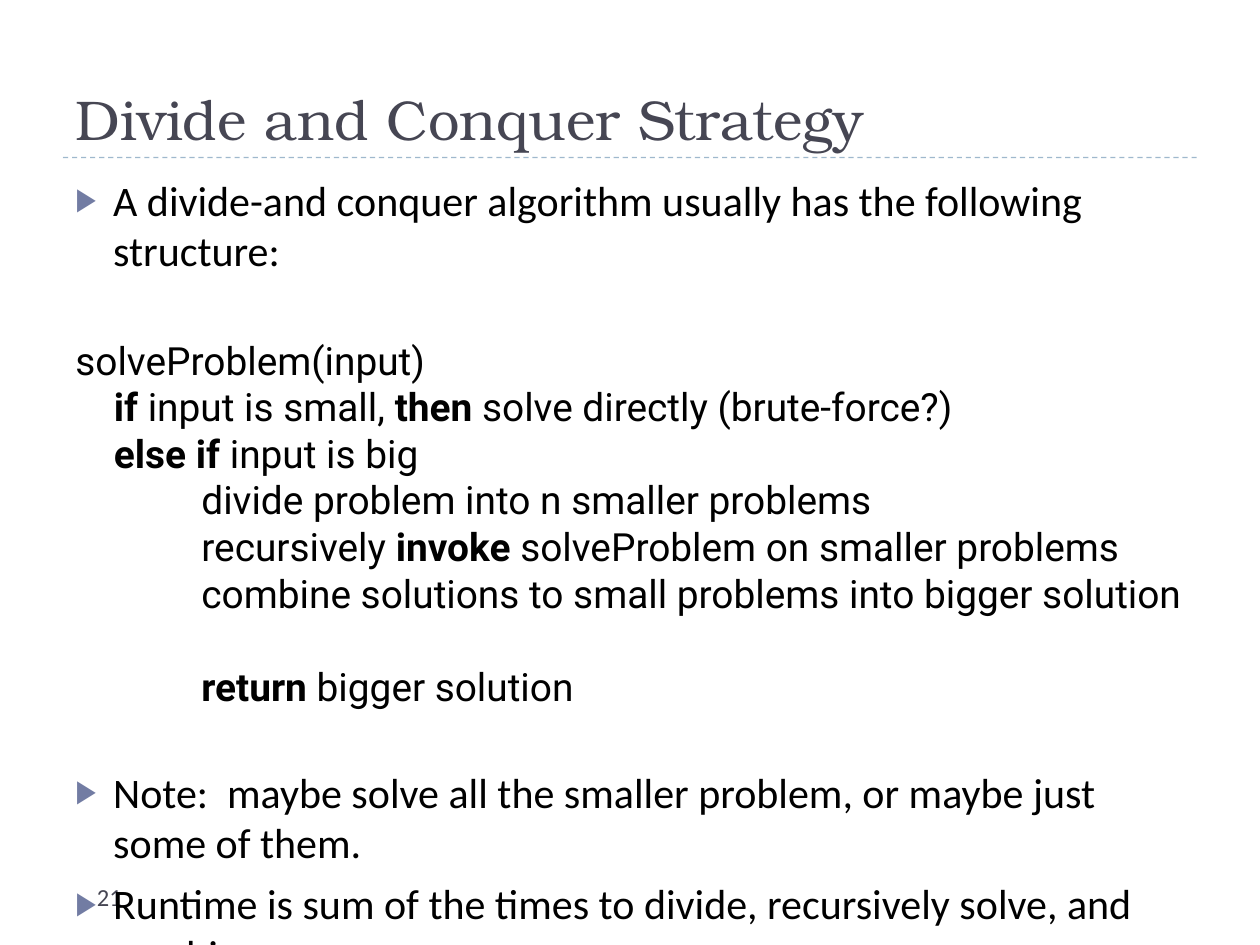
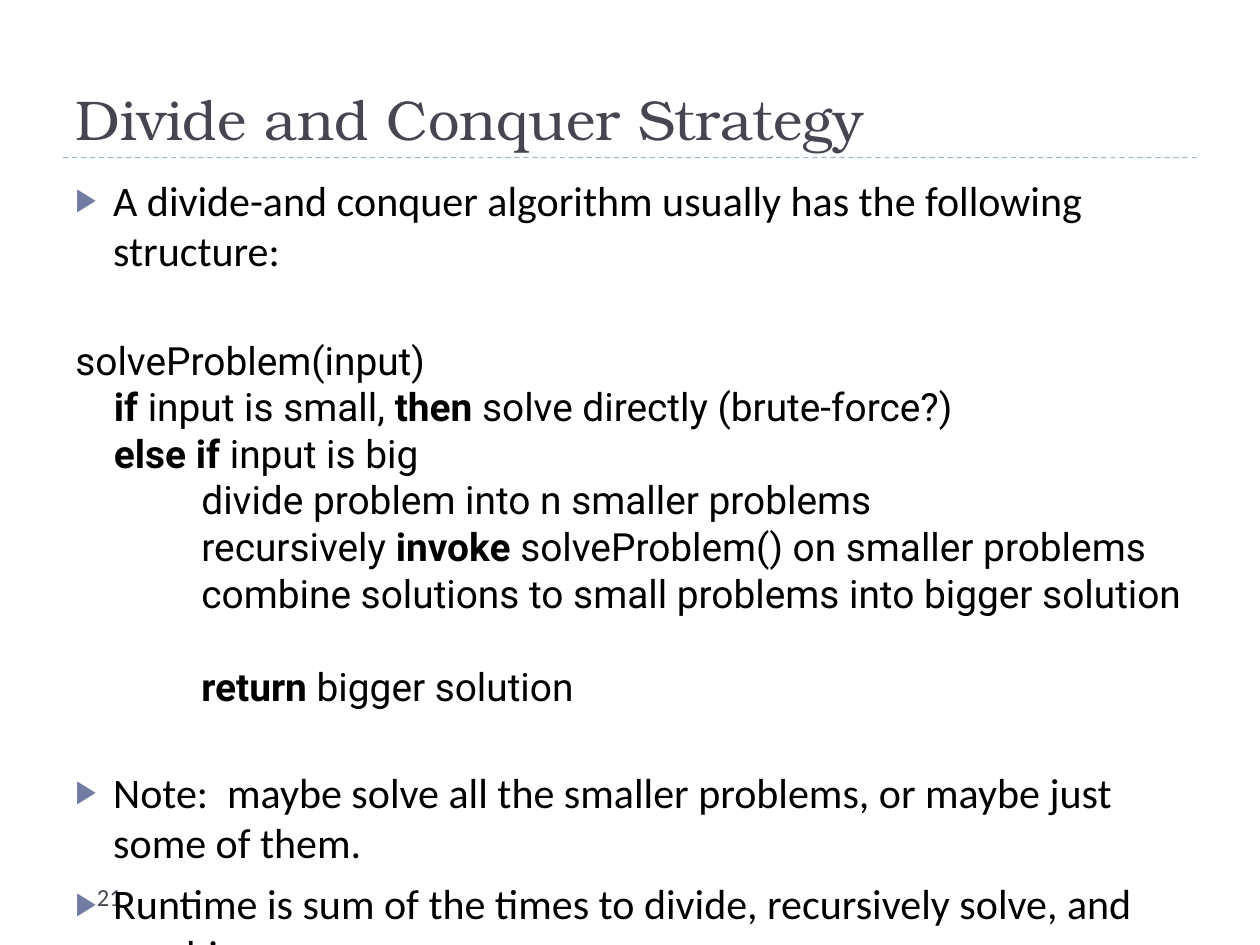
Before and after one commit to uva-cs/cs4102-f21, a slide deck: slide 21 of slides/sorting-intro-f21.pptx. Drawn at 1260x945 pixels with LibreOffice and Linux fonts; fonts in the diff are those of the drawing. Boxes give left, top, right and bottom in pixels: in the first picture for what was removed or moved away, otherwise in the second. Text is boxed around its words. In the diff, an @@ line names an element or a change of style, - is before the commit and + after.

```diff
--- a/slides/sorting-intro-f21.pptx
+++ b/slides/sorting-intro-f21.pptx
@@ text at (x1=75, y1=344, x2=1181, y2=859): text changed @@
-solveProblem(input)
-if input is small, then solve directly (brute-force?)
-else if input is big
-divide problem into n smaller problems
-recursively invoke solveProblem on smaller problems
-combine solutions to small problems into bigger solution
-return bigger solution
-▶ Note: maybe solve all the smaller problem, or maybe just some of them.
+solveProblem(input)
+if input is small, then solve directly (brute-force?)
+else if input is big
+divide problem into n smaller problems
+recursively invoke solveProblem() on smaller problems
+combine solutions to small problems into bigger solution
+return bigger solution
+▶ Note: maybe solve all the smaller problems, or maybe just some of them.
```
Also in this commit, not shown: 1 other slide changed, 1 other file.
